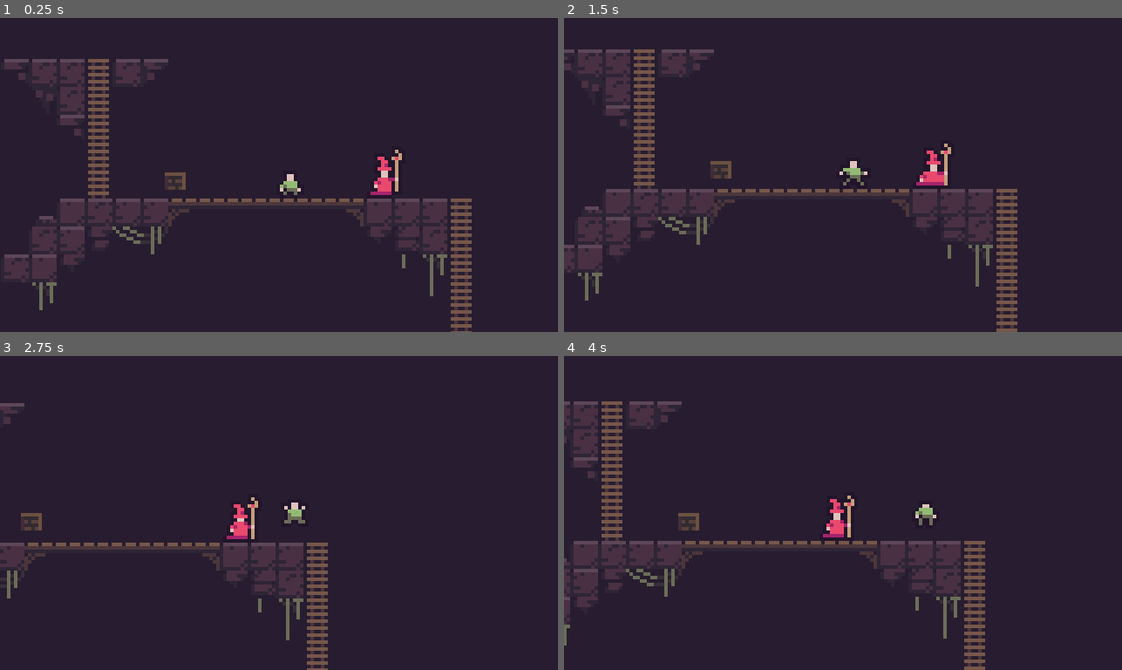
Above: before the commit, frames 1-4 (two rows, left to right).
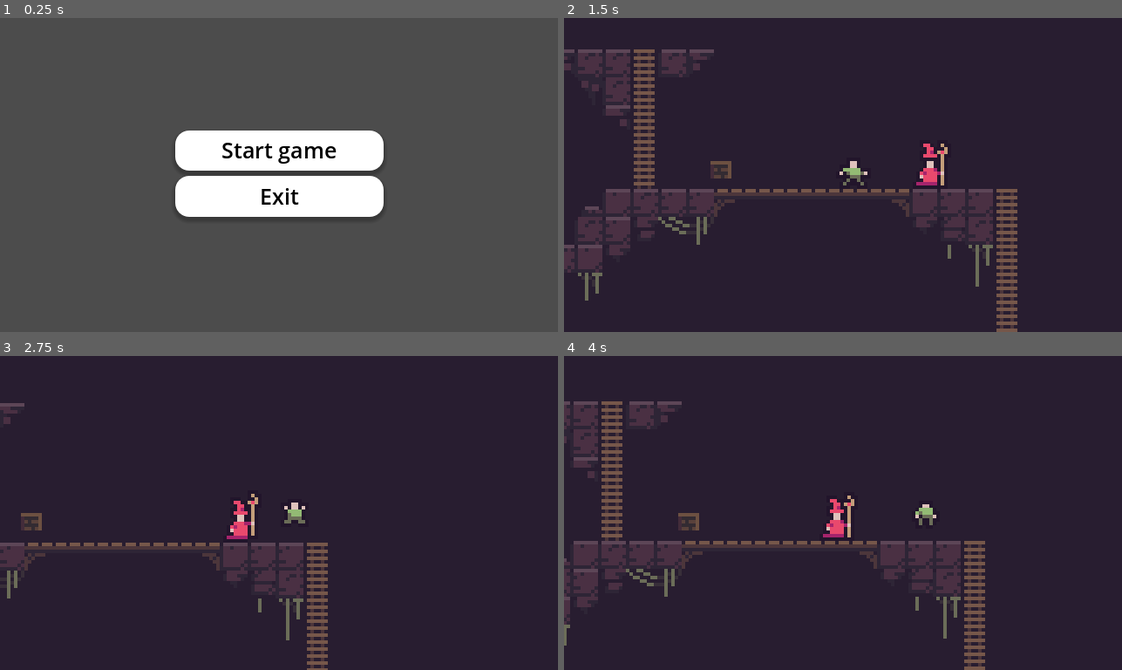
Above: after the commit, the same moments.

Repository: ShamsParvezArka/buet-game-jam-2026-submission
Game: Godot game, scene res://scene/Main_Menu.tscn
Two runs of this game, one before a commit and one after it. Both use one fixed random seed, a clock stepped at 60 frames per second and the inputs below. Before the commit the project starts from res://scene/tutorial.tscn.
Inputs (mouse positions are in pixels of both pictures, inside the frame that each line leads up to):
- Up to frame 1 (0.25 s): no input
- Up to frame 2 (1.5 s): click (843, 149) at 0.5 s, where only the run after the commit has a clickable "Start game"; hold D (move_right) from 1.28 s (still down); hold K (attack) from 1.28 s (still down)
- Up to frame 3 (2.75 s): keep holding D (move_right); tap Space (jump) at 1.52, 2.27 s; release K (attack) at 2.03 s; tap W (climb) at 2.1 s
- Up to frame 4 (4 s): release D (move_right) at 2.78 s; hold A (move_left) 2.78-3.53 s; tap Tab (player_switch) at 2.85 s; hold D (move_right) from 3.53 s (still down); tap K (attack) at 3.6 s; tap Space (jump) at 3.77 s

The runs differ from the first frame. In frame 1, 98% of the frame differs, in the area x 0-100%, y 0-100%; in frame 2, 0.4%; in frame 3, 0.2%; in frame 4, nothing differs.

Commit message:
[add] main menu skeleton & functions

Diff:
--- a/project.godot
+++ b/project.godot
@@ -11,7 +11,7 @@
 [application]
 
 config/name="BUET game jam 2026 submission"
-run/main_scene="uid://dl2f7h76w60tg"
+run/main_scene="uid://dymt2rn5onkfp"
 config/features=PackedStringArray("4.5", "Forward Plus")
 
 [autoload]
--- /dev/null
+++ b/scene/Main_Menu.tscn
@@ -0,0 +1,102 @@
+[gd_scene load_steps=7 format=3 uid="uid://dymt2rn5onkfp"]
+
+[ext_resource type="Script" uid="uid://cdovn1drsw6ue" path="res://script/main_menu.gd" id="1_15cg4"]
+
+[sub_resource type="StyleBoxTexture" id="StyleBoxTexture_ty7cv"]
+
+[sub_resource type="StyleBoxFlat" id="StyleBoxFlat_h2xoo"]
+bg_color = Color(1, 1, 1, 1)
+corner_radius_top_left = 16
+corner_radius_top_right = 16
+corner_radius_bottom_right = 16
+corner_radius_bottom_left = 16
+shadow_color = Color(0.22670761, 0.22670746, 0.22670746, 1)
+shadow_size = 5
+shadow_offset = Vector2(0, 3.41)
+
+[sub_resource type="StyleBoxFlat" id="StyleBoxFlat_15cg4"]
+bg_color = Color(0.5931338, 0.5931335, 0.59313357, 1)
+corner_radius_top_left = 16
+corner_radius_top_right = 16
+corner_radius_bottom_right = 16
+corner_radius_bottom_left = 16
+shadow_color = Color(0.22670761, 0.22670746, 0.22670746, 1)
+shadow_size = 5
+shadow_offset = Vector2(0, 3.41)
+
+[sub_resource type="StyleBoxFlat" id="StyleBoxFlat_ty7cv"]
+bg_color = Color(0.8646748, 0.8646754, 0.8646747, 1)
+corner_radius_top_left = 16
+corner_radius_top_right = 16
+corner_radius_bottom_right = 16
+corner_radius_bottom_left = 16
+shadow_color = Color(0.22670761, 0.22670746, 0.22670746, 1)
+shadow_size = 5
+shadow_offset = Vector2(0, 3.41)
+
+[sub_resource type="StyleBoxEmpty" id="StyleBoxEmpty_h2xoo"]
+
+[node name="MainMenu" type="Control"]
+layout_mode = 3
+anchors_preset = 15
+anchor_right = 1.0
+anchor_bottom = 1.0
+grow_horizontal = 2
+grow_vertical = 2
+script = ExtResource("1_15cg4")
+
+[node name="Panel" type="Panel" parent="."]
+layout_mode = 1
+anchors_preset = 15
+anchor_right = 1.0
+anchor_bottom = 1.0
+grow_horizontal = 2
+grow_vertical = 2
+theme_override_styles/panel = SubResource("StyleBoxTexture_ty7cv")
+
+[node name="VBoxContainer" type="VBoxContainer" parent="."]
+layout_mode = 1
+anchors_preset = 8
+anchor_left = 0.5
+anchor_top = 0.5
+anchor_right = 0.5
+anchor_bottom = 0.5
+offset_left = -119.5
+offset_top = -51.0
+offset_right = 119.5
+offset_bottom = 48.0
+grow_horizontal = 2
+grow_vertical = 2
+theme_override_constants/separation = 6
+alignment = 1
+
+[node name="Button" type="Button" parent="VBoxContainer"]
+layout_mode = 2
+size_flags_vertical = 3
+theme_override_colors/font_color = Color(0, 0, 0, 1)
+theme_override_colors/font_focus_color = Color(0, 0, 0, 1)
+theme_override_colors/font_pressed_color = Color(0, 0, 0, 1)
+theme_override_colors/font_hover_color = Color(0, 0, 0, 1)
+theme_override_font_sizes/font_size = 25
+theme_override_styles/normal = SubResource("StyleBoxFlat_h2xoo")
+theme_override_styles/pressed = SubResource("StyleBoxFlat_15cg4")
+theme_override_styles/hover = SubResource("StyleBoxFlat_ty7cv")
+theme_override_styles/focus = SubResource("StyleBoxEmpty_h2xoo")
+text = "Start game"
+
+[node name="Button2" type="Button" parent="VBoxContainer"]
+layout_mode = 2
+size_flags_vertical = 3
+theme_override_colors/font_color = Color(0, 0, 0, 1)
+theme_override_colors/font_focus_color = Color(0, 0, 0, 1)
+theme_override_colors/font_pressed_color = Color(0, 0, 0, 1)
+theme_override_colors/font_hover_color = Color(0, 0, 0, 1)
+theme_override_font_sizes/font_size = 25
+theme_override_styles/normal = SubResource("StyleBoxFlat_h2xoo")
+theme_override_styles/pressed = SubResource("StyleBoxFlat_15cg4")
+theme_override_styles/hover = SubResource("StyleBoxFlat_ty7cv")
+theme_override_styles/focus = SubResource("StyleBoxEmpty_h2xoo")
+text = "Exit"
+
+[connection signal="pressed" from="VBoxContainer/Button" to="." method="_on_startbtn_pressed"]
+[connection signal="pressed" from="VBoxContainer/Button2" to="." method="_on_exitbtn_pressed"]
--- /dev/null
+++ b/script/main_menu.gd
@@ -0,0 +1,8 @@
+extends Control
+
+func _on_startbtn_pressed() -> void:
+	get_tree().change_scene_to_file("res://scene/tutorial.tscn")
+
+
+func _on_exitbtn_pressed() -> void:
+	get_tree().quit()
Not shown, added: script/main_menu.gd.uid
